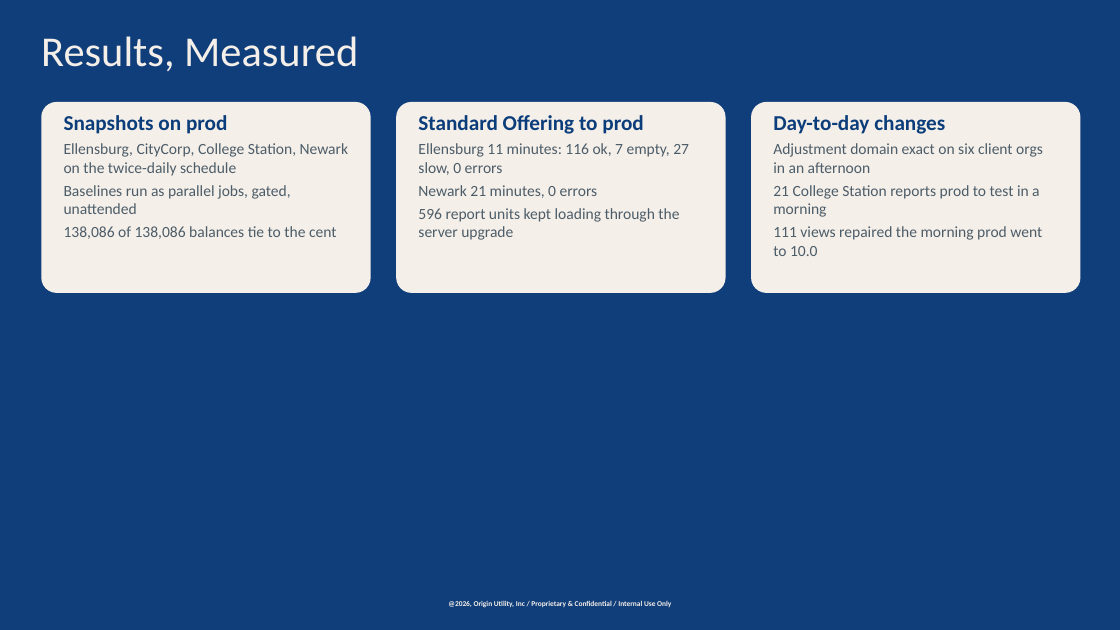
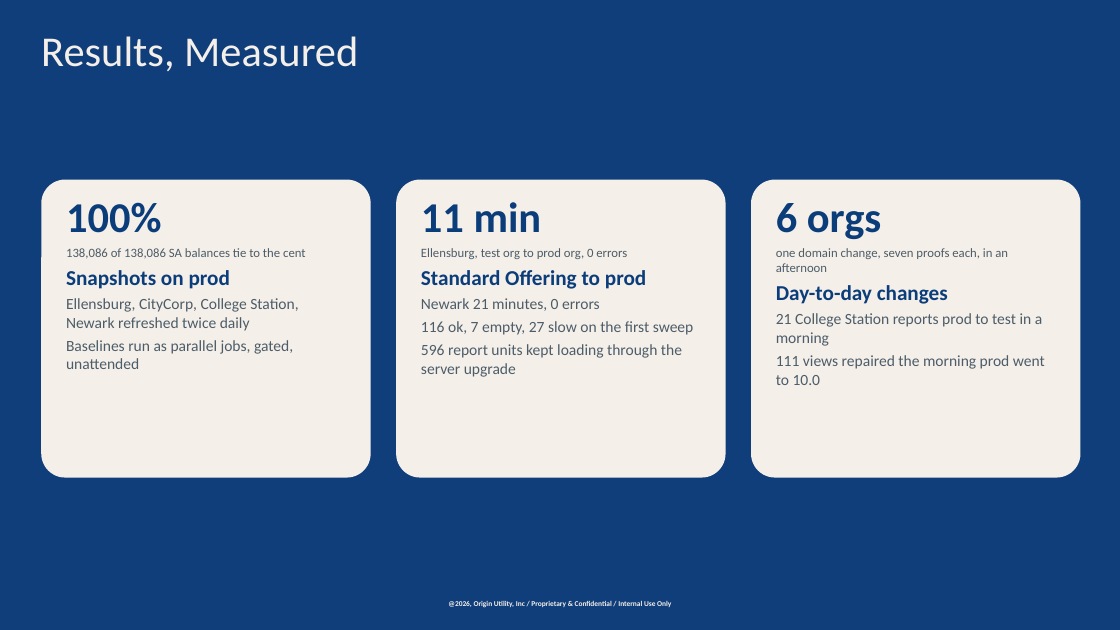
Before and after one commit to chasepowers59/OriginBA, a slide deck: slide 10 of jaspersoft/docs/OriginBA_Automated_Deployment.pptx. Drawn at 1120x630 pixels with LibreOffice and Linux fonts; fonts in the diff are those of the drawing; background and template pictures are left out; a plain dark background stands for a picture behind light text. Boxes give left, top, right and bottom in pixels: in the first picture for what was removed or moved away, otherwise in the second. Text is boxed around its words. In the diff, an @@ line names an element or a change of style, - is before the commit and + after.

```diff
--- a/jaspersoft/docs/OriginBA_Automated_Deployment.pptx
+++ b/jaspersoft/docs/OriginBA_Automated_Deployment.pptx
@@ text in rounded rectangle at (418, 143, 689, 175): paragraph removed @@
-Ellensburg 11 minutes: 116 ok, 7 empty, 27 slow, 0 errors
@@ text in rounded rectangle at (773, 143, 1043, 173): paragraph removed @@
-Adjustment domain exact on six client orgs in an afternoon
@@ rounded rectangle "100%": place and size @@
-rounded rectangle "100%" at (41, 102, 371, 293)
+rounded rectangle "100%" at (41, 179, 371, 477)
@@ rounded rectangle "11 min": place and size @@
-rounded rectangle "11 min" at (396, 102, 726, 293)
+rounded rectangle "11 min" at (396, 179, 726, 477)
@@ rounded rectangle "6 orgs": place and size @@
-rounded rectangle "6 orgs" at (751, 102, 1080, 293)
+rounded rectangle "6 orgs" at (751, 179, 1080, 477)
@@ text in rounded rectangle at (66, 202, 306, 259): paragraphs added @@
+100%
+138,086 of 138,086 SA balances tie to the cent
@@ text in rounded rectangle at (421, 202, 627, 259): paragraphs added @@
+11 min
+Ellensburg, test org to prod org, 0 errors
@@ text in rounded rectangle at (776, 203, 1008, 272): paragraphs added @@
+6 orgs
+one domain change, seven proofs each, in an afternoon
@@ text in rounded rectangle at (64, 226, 337, 239): paragraph removed @@
-138,086 of 138,086 balances tie to the cent
@@ text in rounded rectangle at (66, 298, 298, 331): text changed @@
-Ellensburg, CityCorp, College Station, Newark on the twice-daily schedule
+Ellensburg, CityCorp, College Station, Newark refreshed twice daily
@@ text in rounded rectangle at (421, 321, 694, 335): paragraph added @@
+116 ok, 7 empty, 27 slow on the first sweep
```
Also in this commit, not shown: 3 other files.
